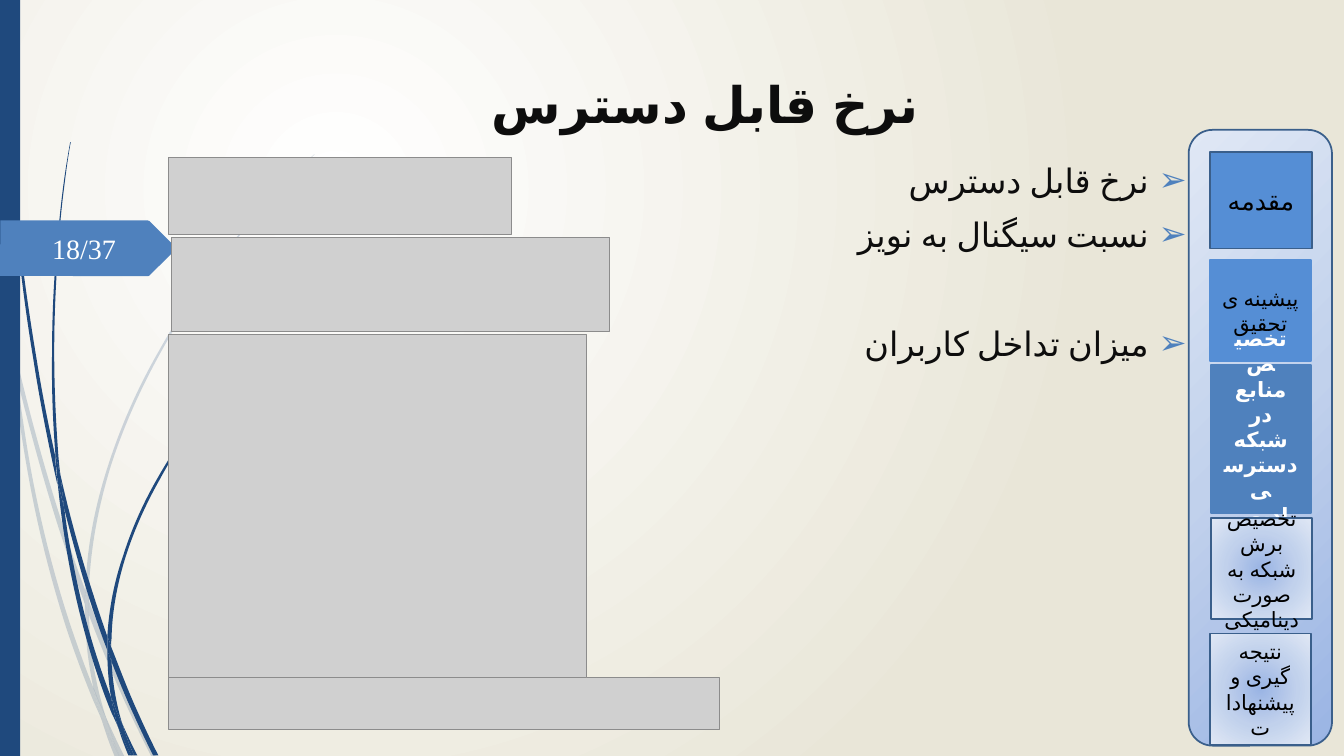
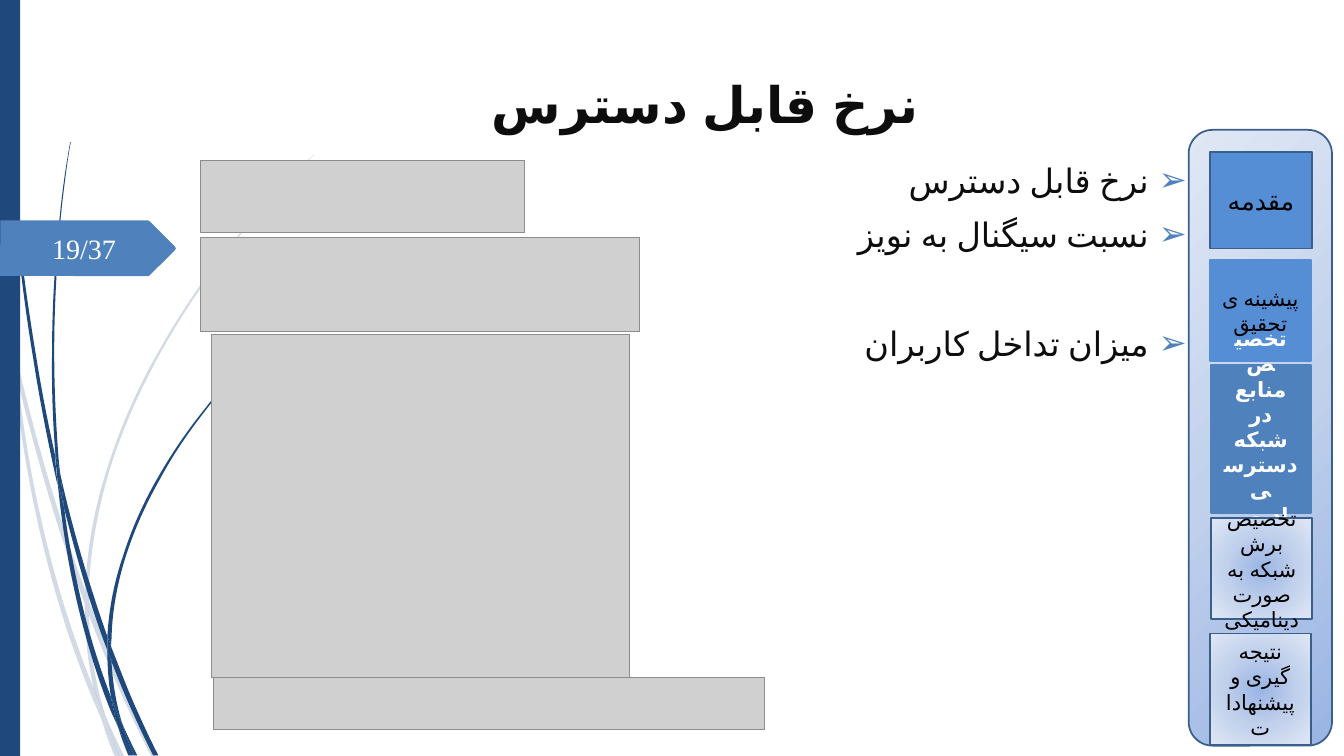
Before and after one commit to mkm1992/phd-project, a slide deck: slide 19 of Latex/tex1/proposal.pptx (slide 18 before the commit). Drawn at 1344x756 pixels with LibreOffice and Linux fonts; fonts in the diff are those of the drawing; grey boxes stand for pictures; background and template pictures are left out. Boxes give left, top, right and bottom in pixels: in the first picture for what was removed or moved away, otherwise in the second. Text is boxed around its words. In the diff, an @@ line names an element or a change of style, - is before the commit and + after.

```diff
--- a/Latex/tex1/proposal.pptx
+++ b/Latex/tex1/proposal.pptx
@@ background gradient #FFFFFF to #EAE7D8 to #FFFFFF @@
@@ picture: place and size @@
-picture at bbox=[169, 157, 512, 234]
+picture at bbox=[201, 160, 524, 233]
@@ picture: place and size @@
-picture at bbox=[171, 237, 610, 332]
+picture at bbox=[201, 237, 639, 332]
@@ page number at bbox=[52, 240, 116, 260]: text changed @@
-18/37
+19/37
@@ picture: place and size @@
-picture at bbox=[169, 335, 588, 679]
+picture at bbox=[212, 335, 630, 679]
@@ picture: place and size @@
-picture at bbox=[169, 678, 720, 729]
+picture at bbox=[214, 678, 764, 729]
```
Also in this commit, not shown: 36 other slides changed, 1 slide added.
